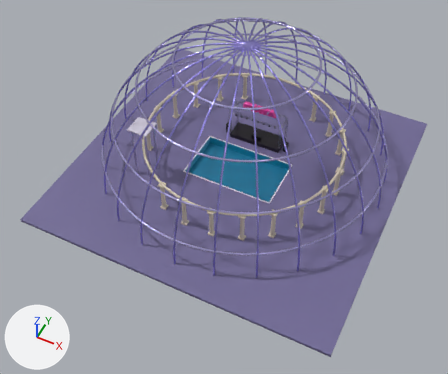
A saved change to the glTF model world/aqua/aqua.glb.
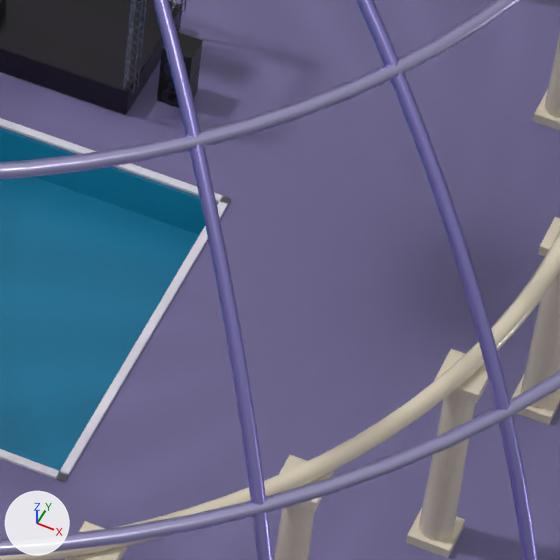
Each version is shown whole from a 50 mm lens placed at (58.6, -127.7, 148.2), pointed at (2.6, -15.6, 8.1), then close up on the part from 58% to 76% of the width and 37% to 57% of the height. Lighting does not change. The marker at lower left points along +X, +Y and +Z. The first two pictures are the older version. Where no turn or scale is listed for an object, it has been applied to the vertices. Vertices at exactly the same position are counted once.
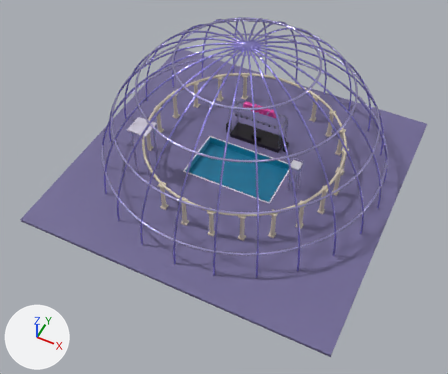
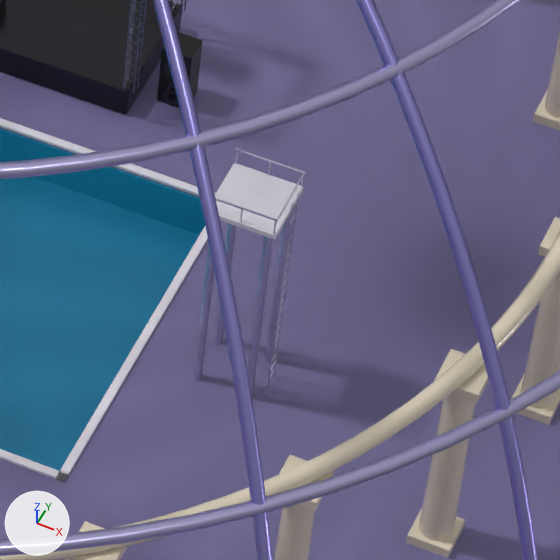
Pixel boxes [x1, y1, x2, y2] of what changed, in the close-ups (560 x 560 px):
part 1 of me_mesh_0, added
    after: [215, 163, 304, 239]
part 2 of me_mesh_0, added (blue)
    after: [214, 224, 237, 344]
part 3 of me_mesh_0, added (blue)
    after: [193, 246, 214, 380]
part 4 of me_mesh_0, added (blue)
    after: [265, 208, 294, 362]
part 5 of me_mesh_0, added (blue)
    after: [247, 236, 273, 397]
part 6 of me_mesh_0, added
    after: [235, 148, 306, 174]
part 7 of me_mesh_0, added
    after: [215, 198, 278, 221]
part 8 of me_mesh_0, added
    after: [276, 171, 306, 222]
part 9 of me_mesh_0, added
    after: [273, 192, 299, 376]
part 10 of me_mesh_0, added
    after: [267, 203, 293, 387]

The change in detail:
me_mesh_0 is used by ob_mesh_0; location (-50.0, 50.28, -2.2).
me_mesh_0 had 19700 vertices, 37533 faces and spanned x 0.0..100.0, y -99.3..0.0, z 0.0..48.5.
me_mesh_0 now has 20220 vertices, 38437 faces and spans x 0.0..100.0, y -99.3..0.0, z 0.0..48.5.
me_mesh_0 part 1: the loose piece of 152 vertices spanning x 48.3..51.7, y -36.4..-35.5, z 4.2..5.2 is copied, and the copy is scaled about its middle by (0.94, 3.71, 0.249), then moved by (19.4, -14.3, 8.5); it spans x 67.8..71.0, y -51.9..-48.7, z 13.1..13.3.
me_mesh_0 part 2: a new loose piece, a 10-sided cut cone along z (radius 0.2 at the low end, 0.18 at the high end) spanning x 68.01..68.39, y -49.28..-48.88, z 2.6..13.2, in mat_metal_001.
me_mesh_0 part 3: a new loose piece, a 10-sided cut cone along z (radius 0.2 at the low end, 0.18 at the high end) spanning x 68.01..68.39, y -51.68..-51.28, z 2.6..13.2, in mat_metal_001.
me_mesh_0 part 4: a new loose piece, a 10-sided cut cone along z (radius 0.2 at the low end, 0.18 at the high end) spanning x 70.41..70.79, y -49.28..-48.88, z 2.6..13.2, in mat_metal_001.
me_mesh_0 part 5: a new loose piece, a 10-sided cut cone along z (radius 0.2 at the low end, 0.18 at the high end) spanning x 70.41..70.79, y -51.68..-51.28, z 2.6..13.2, in mat_metal_001.
me_mesh_0 part 6: a new loose piece, a box spanning x 67.802..71.0, y -48.758..-48.703, z 14.167..14.228, in mat_metal_001.
me_mesh_0 part 7: a new loose piece, a box spanning x 67.802..71.0, y -51.859..-51.798, z 14.167..14.228, in mat_metal_001.
me_mesh_0 part 8: a new loose piece, a box spanning x 70.921..70.982, y -51.883..-48.679, z 14.167..14.228, in mat_metal_001.
me_mesh_0 part 9: a new loose piece of 14 vertices spanning x 71.1..71.2, y -49.9, z 2.6..14.2, in mat_metal_001.
me_mesh_0 part 10: a new loose piece of 14 vertices spanning x 71.1..71.2, y -50.7..-50.6, z 2.6..14.2, in mat_metal_001.
Other edits to the shape of me_mesh_0 do not show in these pictures.
